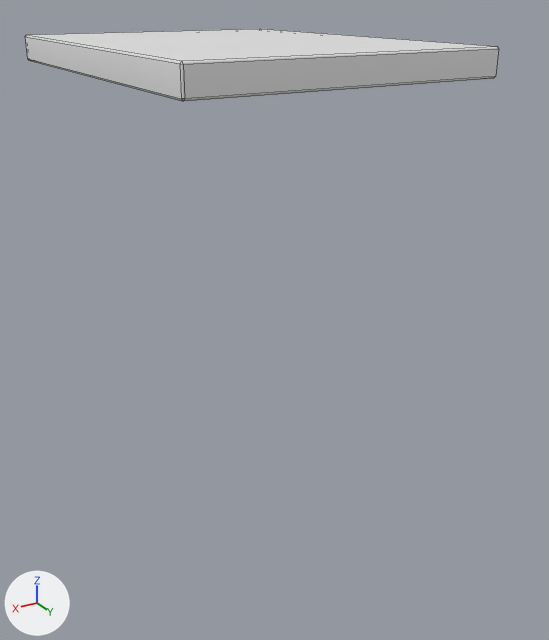
The FBX model Assets/Models/Enviro01/m_cupboard02.fbx: old version first, new version second.
The view is the same before and after, from a 50 mm camera at (0.591, 1.247, 0.908) aimed at (-0.092, 0.109, 0.339). The axes (+X, +Y, +Z) are drawn at lower left. The lights are the same throughout. Mesh edges are drawn as thin lines. Where no turn or scale is listed for an object, it has been applied to the vertices.

In view in the first picture: 'm_cupboard02'.
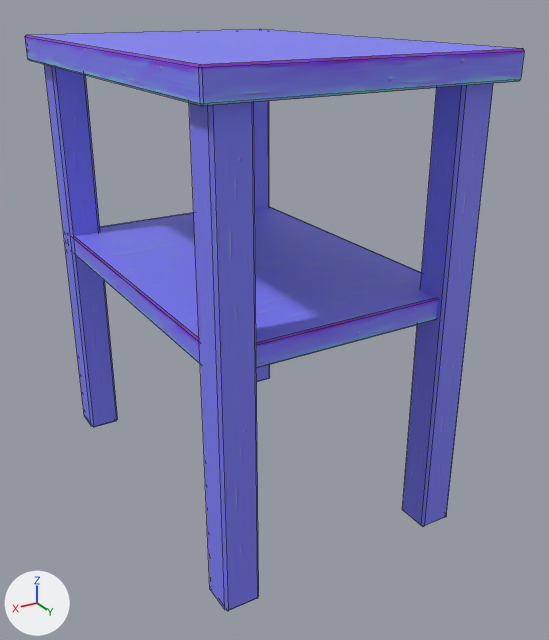
Location of each change, (x1, y1, x2, y2) in pixels of the pictures (549 x 640 px; the box of a moved part takes in the faces that stretch with it):
```json
{"object": "m_cupboard02", "change": "reshaped", "before": [25, 29, 499, 101], "after": [25, 29, 524, 611], "on screen": "699% taller"}
{"part": 1, "of": "me_plane_004", "change": "added", "after": [73, 206, 438, 368], "on screen": "blue"}
{"part": 2, "of": "me_plane_004", "change": "added", "after": [44, 64, 118, 427], "on screen": "blue"}
{"part": 3, "of": "me_plane_004", "change": "added", "after": [254, 101, 270, 382], "on screen": "blue"}
{"part": 4, "of": "me_plane_004", "change": "added", "after": [189, 102, 259, 611], "on screen": "blue"}
{"part": 5, "of": "me_plane_004", "change": "added", "after": [402, 84, 493, 526], "on screen": "blue"}
{"part": 6, "of": "me_plane_004", "change": "moved or reshaped", "before": [28, 59, 495, 101], "after": [29, 59, 521, 106]}
{"part": 7, "of": "me_plane_004", "change": "recoloured", "before": [25, 29, 499, 99], "after": [25, 29, 524, 104], "on screen": "white to blue"}
```

Scene script edits in JSON lines:
```json
{"op": "add", "block": "img_trim_low_defaultmaterial_normal_png", "code": ["img_trim_low_defaultmaterial_normal_png = load_image('trim_low_DefaultMaterial_Normal.png', '../../Materials/Env01/WoodTrim/trim_low_DefaultMaterial_Normal.png', 1024, 1024, 'sRGB')"]}
{"op": "add", "block": "mat_wood", "code": ["mat_wood = principled_material('Wood')", "mat_wood.texture = img_trim_low_defaultmaterial_normal_png"]}
{"block": "me_plane_004", "where": "# used by ob_m_cupboard02; location = (0.0, 0.0, 0.0)"}
{"op": "remove", "block": "me_plane_004", "code": "me_plane_004.from_pydata(...)  # 28 vertices, 30 faces; spans x -0.321..0.201, y -0.333..0.384, z 0.789..0.835"}
{"op": "add", "block": "me_plane_004", "code": "me_plane_004.from_pydata(...)  # 128 vertices, 120 faces; spans x -0.321..0.201, y -0.333..0.434, z -0.002..0.835"}
{"block": "me_plane_004", "change": "me_plane_004 part 1: a new loose piece of 24 vertices spanning x -0.294..0.174, y -0.292..0.394, z 0.411..0.452, in mat_wood (picture img_trim_low_defaultmaterial_normal_png)"}
{"block": "me_plane_004", "change": "me_plane_004 part 2: a new loose piece of 20 vertices spanning x 0.114..0.177, y -0.31..-0.247, z -0.002..0.79, in mat_wood (picture img_trim_low_defaultmaterial_normal_png)"}
{"block": "me_plane_004", "change": "me_plane_004 part 3: a new loose piece of 20 vertices spanning x -0.295..-0.232, y -0.31..-0.247, z -0.002..0.79, in mat_wood (picture img_trim_low_defaultmaterial_normal_png)"}
{"block": "me_plane_004", "change": "me_plane_004 part 4: a new loose piece of 20 vertices spanning x 0.114..0.177, y 0.345..0.408, z -0.002..0.79, in mat_wood (picture img_trim_low_defaultmaterial_normal_png)"}
{"block": "me_plane_004", "change": "me_plane_004 part 5: a new loose piece of 20 vertices spanning x -0.295..-0.232, y 0.345..0.408, z -0.002..0.79, in mat_wood (picture img_trim_low_defaultmaterial_normal_png)"}
{"block": "me_plane_004", "change": "me_plane_004 part 6"}
{"block": "me_plane_004", "change": "8 vertices are removed from x -0.319..0.199, y -0.329..0.381, z 0.789"}
{"block": "me_plane_004", "change": "13 faces are deleted"}
{"block": "me_plane_004", "change": "10 vertices in x -0.321..0.201, y 0.381..0.384, z 0.792..0.835 move by (0.0, 0.05, 0.0)"}
{"block": "me_plane_004", "change": "4 vertices are added at (0.198, -0.33, 0.789), (-0.318, 0.431, 0.789), (-0.318, -0.33, 0.789), (0.198, 0.431, 0.789)"}
{"block": "me_plane_004", "change": "9 new faces join them"}
{"block": "me_plane_004", "change": "me_plane_004 part 7: 17 faces spanning x -0.321..0.201, y -0.333..0.434, z 0.792..0.835 switch from mat_base_004 (white #e7e7e7) to mat_wood (picture img_trim_low_defaultmaterial_normal_png)"}
{"block": "me_plane_004", "change": "me_plane_004 part 8: the surface is now shaded flat"}
```
